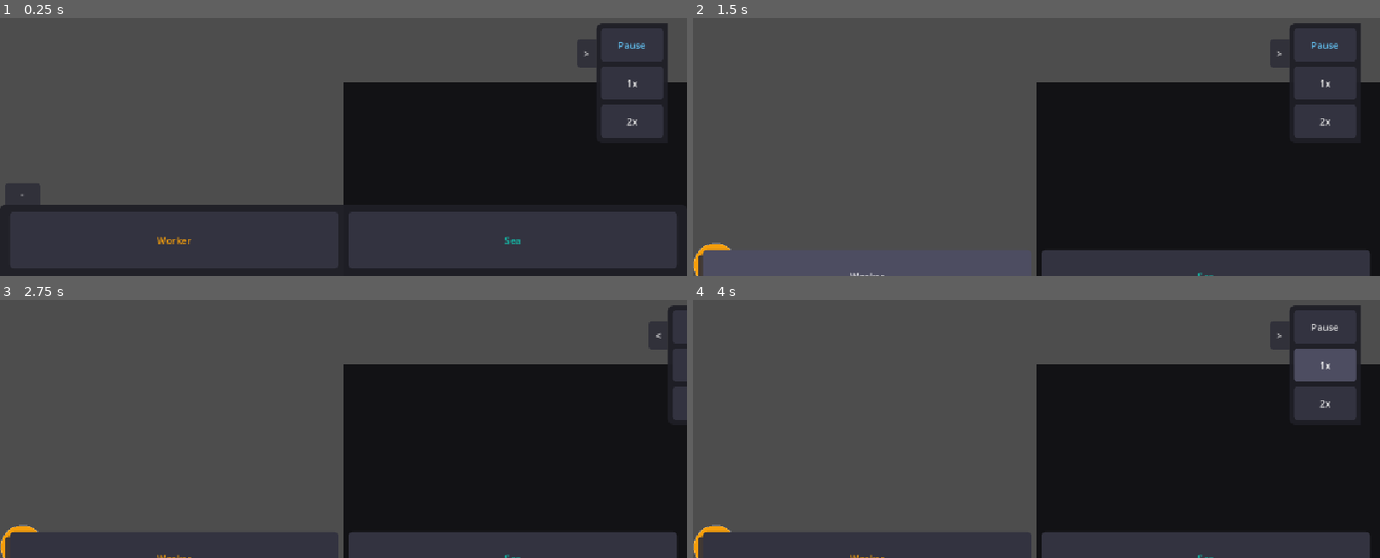
Above: before the commit, frames 1-4 (two rows, left to right).
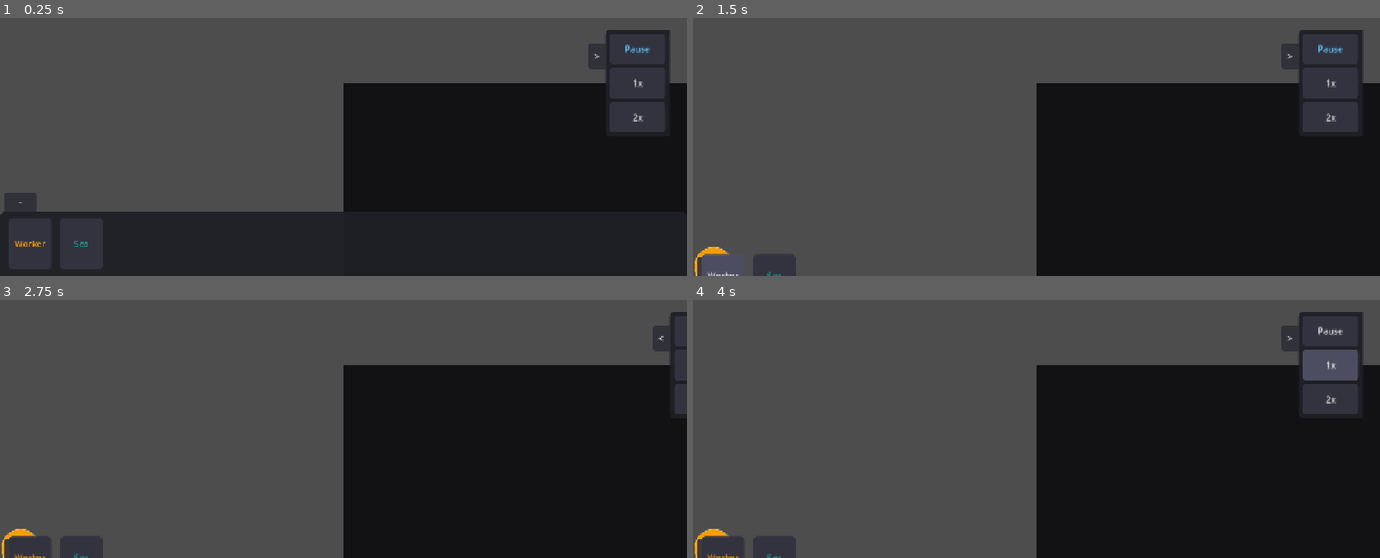
Above: after the commit, the same moments.

Repository: grigorysolomatov/hermes-graph-game-godot
Game: Godot game, scene res://root.tscn
The game is run twice, just before and just after one commit, with the same random seed, the same clock (stepped at 60 frames per second) and the same inputs.
Inputs:
- Up to frame 1 (0.25 s): no input
- Up to frame 2 (1.5 s): click "-" at 0.5 s; click "+" at 1.25 s
- Up to frame 3 (2.75 s): click ">" at 2 s
- Up to frame 4 (4 s): click "<" at 2.75 s; click "1x" at 3.5 s

The runs differ from the first frame. In frame 1, 14% of the frame differs, in the area x 0-100%, y 1-98%; in frame 2, 7.1%; in frame 3, 9.1%; in frame 4, 10%.

Commit message:
fix: icons, pan/zoom, edge animation, layout

Diff:
--- a/graph-game/project.godot
+++ b/graph-game/project.godot
@@ -17,6 +17,8 @@
 
 [display]
 
+window/size/viewport_width=1280
+window/size/viewport_height=720
 window/stretch/mode="canvas_items"
 window/stretch/aspect="expand"
 
--- a/graph-game/scenes/NodeMenu.tscn
+++ b/graph-game/scenes/NodeMenu.tscn
@@ -67,8 +67,8 @@
 
 [node name="WorkerBtn" type="Button" parent="Panel/HBox"]
 layout_mode = 2
-size_flags_horizontal = 3
-custom_minimum_size = Vector2(80, 88)
+size_flags_horizontal = 0
+custom_minimum_size = Vector2(80, 80)
 theme_override_styles/normal = SubResource("StyleBoxFlat_btn")
 theme_override_styles/hover = SubResource("StyleBoxFlat_btnhov")
 theme_override_styles/pressed = SubResource("StyleBoxFlat_btn")
@@ -77,8 +77,8 @@
 
 [node name="SeaBtn" type="Button" parent="Panel/HBox"]
 layout_mode = 2
-size_flags_horizontal = 3
-custom_minimum_size = Vector2(80, 88)
+size_flags_horizontal = 0
+custom_minimum_size = Vector2(80, 80)
 theme_override_styles/normal = SubResource("StyleBoxFlat_btn")
 theme_override_styles/hover = SubResource("StyleBoxFlat_btnhov")
 theme_override_styles/pressed = SubResource("StyleBoxFlat_btn")
--- a/graph-game/scripts/edge_view.gd
+++ b/graph-game/scripts/edge_view.gd
@@ -7,6 +7,8 @@
 const ARROW_HALF: float = 8.0
 const LINE_COLOR: Color = Color(0.8, 0.8, 0.8, 0.9)
 const NODE_RADIUS: float = 36.0
+const DOT_COLOR: Color = Color(1.0, 1.0, 1.0, 0.9)
+const DOT_RADIUS: float = 6.0
 
 var edge_id: int = -1
 var source_id: int = -1
@@ -16,6 +18,9 @@
 var _arrow: Polygon2D
 var _world_from: Vector2 = Vector2.ZERO
 var _world_to: Vector2 = Vector2.ZERO
+
+var _transport_t: float = -1.0
+var _transport_tween: Tween
 
 func _ready() -> void:
 	_line = Line2D.new()
@@ -36,6 +41,23 @@
 
 func _process(_delta: float) -> void:
 	_redraw()
+	if _transport_t >= 0.0:
+		queue_redraw()
+
+func _draw() -> void:
+	if _transport_t >= 0.0:
+		draw_circle(_world_from.lerp(_world_to, _transport_t), DOT_RADIUS, DOT_COLOR)
+
+func animate_transport() -> void:
+	_transport_t = 0.0
+	if is_instance_valid(_transport_tween):
+		_transport_tween.kill()
+	_transport_tween = create_tween()
+	_transport_tween.tween_property(self, "_transport_t", 1.0, GameState._tick_interval)
+	_transport_tween.tween_callback(func() -> void:
+		_transport_t = -1.0
+		queue_redraw()
+	)
 
 func _redraw() -> void:
 	if not GameState.nodes.has(source_id) or not GameState.nodes.has(target_id):
--- a/graph-game/scripts/game_state.gd
+++ b/graph-game/scripts/game_state.gd
@@ -5,6 +5,7 @@
 signal node_removed(node_id: int)
 signal edge_added(edge_data: Dictionary)
 signal edge_removed(edge_id: int)
+signal resource_transported(edge_id: int)
 
 enum NodeType { WORKER, SEA }
 enum ResourceType { LABOR, FISH }
@@ -133,6 +134,7 @@
 		var taken: int = _sub_from_inventory(src, res, 1)
 		if taken > 0:
 			_add_to_inventory(tgt, res, taken)
+			resource_transported.emit(edge_id)
 
 	# 3. Sea nodes convert labor -> fish
 	for node_id: int in nodes:
--- a/graph-game/scripts/main.gd
+++ b/graph-game/scripts/main.gd
@@ -6,7 +6,16 @@
 var _edge_views: Dictionary = {}
 var _connect_source: int = -1
 
+var _panning: bool = false
+var _touch_positions: Dictionary = {}
+var _pinch_last_dist: float = -1.0
+
+const ZOOM_MIN: float = 0.5
+const ZOOM_MAX: float = 4.0
+const ZOOM_STEP: float = 0.1
+
 @onready var _game_world: Node2D = $GameWorld
+@onready var _camera: Camera2D = $GameWorld/Camera2D
 @onready var _context_menu: ContextMenuView = $ContextMenuLayer/ContextMenu
 @onready var _node_menu: NodeMenuView = $UILayer/NodeMenu
 @onready var _time_controls: TimeControlsView = $UILayer/TimeControls
@@ -30,6 +39,7 @@
 	GameState.node_removed.connect(_on_node_removed)
 	GameState.edge_added.connect(_on_edge_added)
 	GameState.edge_removed.connect(_on_edge_removed)
+	GameState.resource_transported.connect(_on_resource_transported)
 
 func _on_spawn_node(type: GameState.NodeType, world_pos: Vector2) -> void:
 	GameState.add_node(type, world_pos)
@@ -90,7 +100,55 @@
 func _on_resource_selected(edge_id: int, resource_type: GameState.ResourceType) -> void:
 	GameState.set_edge_resource(edge_id, resource_type)
 
+func _on_resource_transported(edge_id: int) -> void:
+	if _edge_views.has(edge_id):
+		_edge_views[edge_id].animate_transport()
+
+func _zoom_at(delta: float, screen_pos: Vector2) -> void:
+	var old_zoom: float = _camera.zoom.x
+	var new_zoom: float = clamp(old_zoom + delta, ZOOM_MIN, ZOOM_MAX)
+	if new_zoom == old_zoom:
+		return
+	var vp_size: Vector2 = get_viewport().get_visible_rect().size
+	var cursor_from_center: Vector2 = screen_pos - vp_size * 0.5
+	var world_before: Vector2 = _camera.global_position + cursor_from_center / old_zoom
+	_camera.zoom = Vector2(new_zoom, new_zoom)
+	var world_after: Vector2 = _camera.global_position + cursor_from_center / new_zoom
+	_camera.position += world_before - world_after
+
+func _get_pinch_dist() -> float:
+	var keys: Array = _touch_positions.keys()
+	if keys.size() < 2:
+		return -1.0
+	return _touch_positions[keys[0]].distance_to(_touch_positions[keys[1]])
+
+func _unhandled_input(event: InputEvent) -> void:
+	if event is InputEventScreenTouch:
+		if event.pressed:
+			_touch_positions[event.index] = event.position
+		else:
+			_touch_positions.erase(event.index)
+		var count: int = _touch_positions.size()
+		_panning = (count == 1)
+		_pinch_last_dist = _get_pinch_dist() if count == 2 else -1.0
+	elif event is InputEventMouseButton and event.button_index == MOUSE_BUTTON_LEFT:
+		_panning = event.pressed
+
 func _input(event: InputEvent) -> void:
+	# Zoom with mouse wheel
+	if event is InputEventMouseButton:
+		if event.button_index == MOUSE_BUTTON_WHEEL_UP:
+			_zoom_at(ZOOM_STEP, event.position)
+			get_viewport().set_input_as_handled()
+			return
+		elif event.button_index == MOUSE_BUTTON_WHEEL_DOWN:
+			_zoom_at(-ZOOM_STEP, event.position)
+			get_viewport().set_input_as_handled()
+			return
+		elif event.button_index == MOUSE_BUTTON_LEFT and not event.pressed:
+			_panning = false
+
+	# Context menu dismiss on outside press
 	var pressed: bool = false
 	var pos: Vector2 = Vector2.ZERO
 	if event is InputEventScreenTouch and event.pressed:
@@ -103,3 +161,26 @@
 		if not _context_menu.get_global_rect().has_point(pos):
 			_context_menu.hide()
 			_connect_source = -1
+			get_viewport().set_input_as_handled()
+			return
+
+	# Camera pan with mouse drag
+	if _panning and event is InputEventMouseMotion and Input.is_mouse_button_pressed(MOUSE_BUTTON_LEFT):
+		_camera.position += -event.relative / _camera.zoom
+		get_viewport().set_input_as_handled()
+		return
+
+	# Touch drag: single-finger pan or two-finger pinch
+	if event is InputEventScreenDrag:
+		_touch_positions[event.index] = event.position
+		if _panning and _touch_positions.size() == 1:
+			_camera.position += -event.relative / _camera.zoom
+			get_viewport().set_input_as_handled()
+		elif _touch_positions.size() == 2 and _pinch_last_dist > 0:
+			var new_dist: float = _get_pinch_dist()
+			if new_dist > 0:
+				var old_zoom: float = _camera.zoom.x
+				var new_zoom: float = clamp(old_zoom * (new_dist / _pinch_last_dist), ZOOM_MIN, ZOOM_MAX)
+				_camera.zoom = Vector2(new_zoom, new_zoom)
+				_pinch_last_dist = new_dist
+			get_viewport().set_input_as_handled()
--- a/graph-game/scripts/node_view.gd
+++ b/graph-game/scripts/node_view.gd
@@ -74,7 +74,7 @@
 		var row := HBoxContainer.new()
 		row.alignment = BoxContainer.ALIGNMENT_CENTER
 		var icon := TextureRect.new()
-		icon.custom_minimum_size = Vector2(20, 20)
+		icon.custom_minimum_size = Vector2(24, 24)
 		icon.expand_mode = TextureRect.EXPAND_FIT_WIDTH_PROPORTIONAL
 		icon.stretch_mode = TextureRect.STRETCH_KEEP_ASPECT_CENTERED
 		icon.texture = _labor_tex if res == GameState.ResourceType.LABOR else _fish_tex
Binary file changed: graph-game/assets/icons/fish.png
Not shown, changed: graph-game/assets/icons/fish.png.import
Binary file changed: graph-game/assets/icons/labor.png
Not shown, changed: graph-game/assets/icons/labor.png.import
